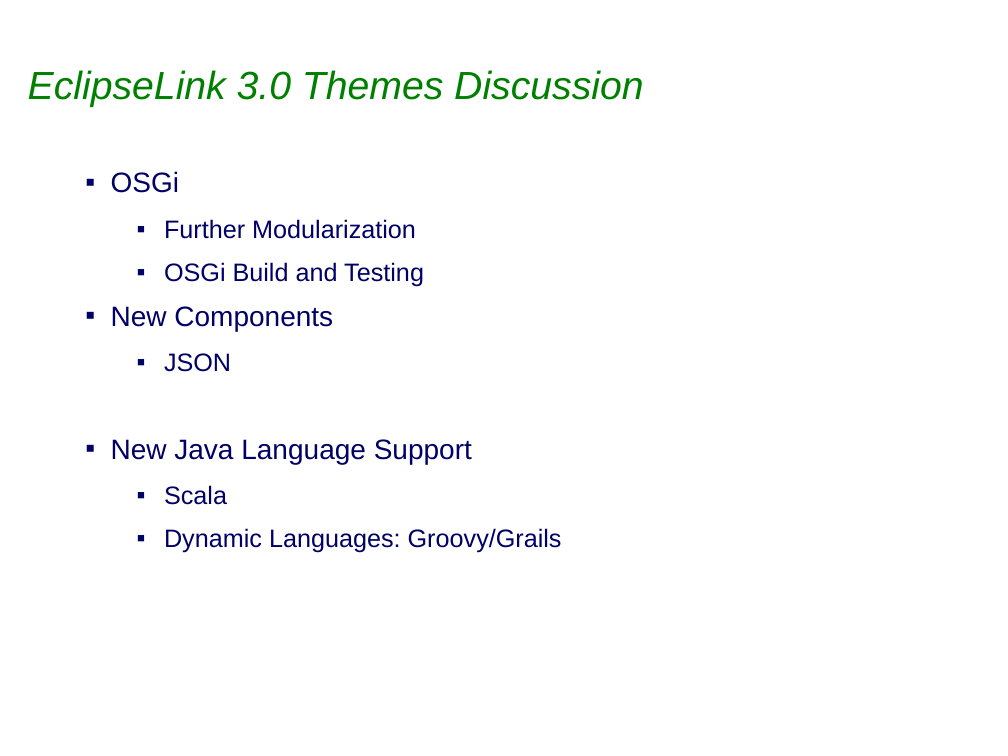
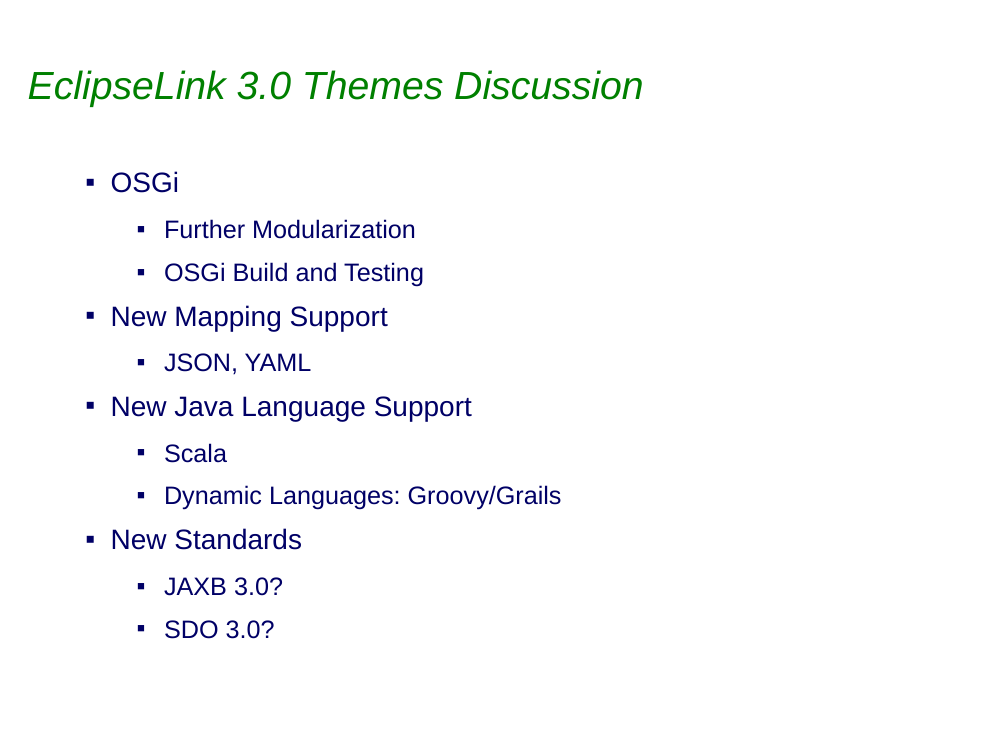
Before and after one commit to sabineheider/incubator, a slide deck: slide 5 of summit-2010/RoadMap.ppt. Drawn at 1008x756 pixels with LibreOffice and Linux fonts; fonts in the diff are those of the drawing; background and template pictures are left out. Boxes give left, top, right and bottom in pixels: in the first picture for what was removed or moved away, otherwise in the second. Text is boxed around its words. In the diff, an @@ line names an element or a change of style, - is before the commit and + after.

Commit message:
Bug 312854 EclipseLink Summit - Updated roadmap slides

```diff
--- a/summit-2010/RoadMap.ppt
+++ b/summit-2010/RoadMap.ppt
@@ text at [111, 305, 388, 375]: text changed @@
-▪ New Components
-  ▪ JSON
+▪ New Mapping Support
+  ▪ JSON, YAML
@@ text at [111, 528, 302, 639]: paragraphs added @@
+▪ New Standards
+  ▪ JAXB 3.0?
+  ▪ SDO 3.0?
```
Also in this commit, not shown: 4 other slides changed, 1 other file.
